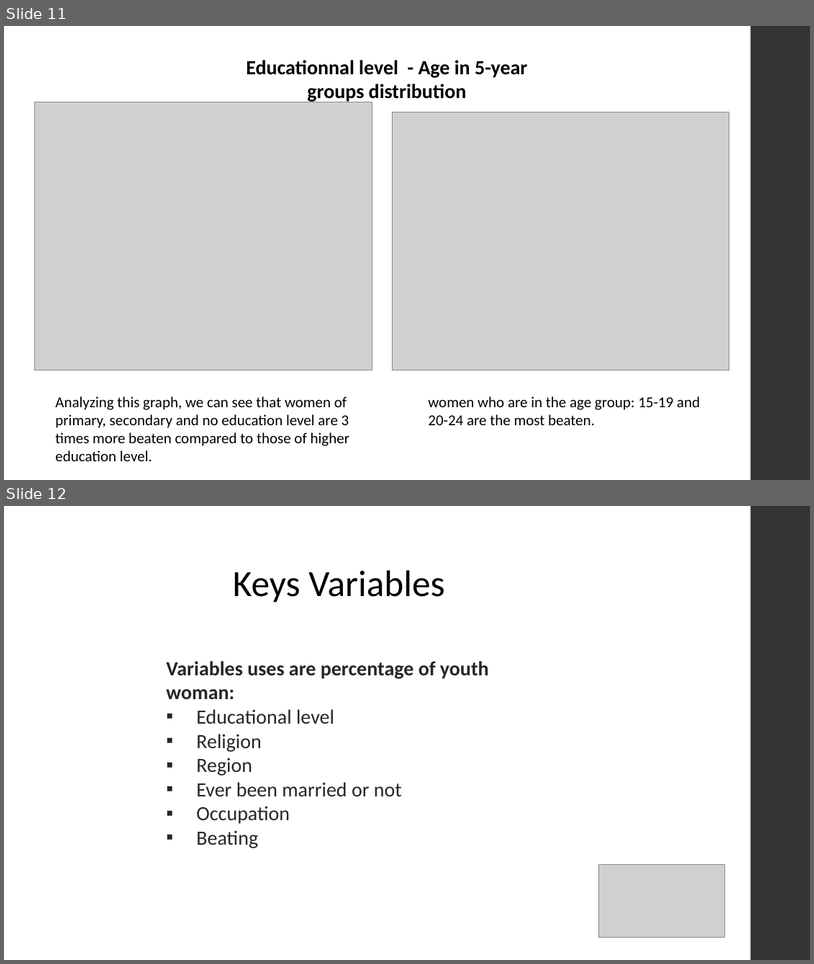
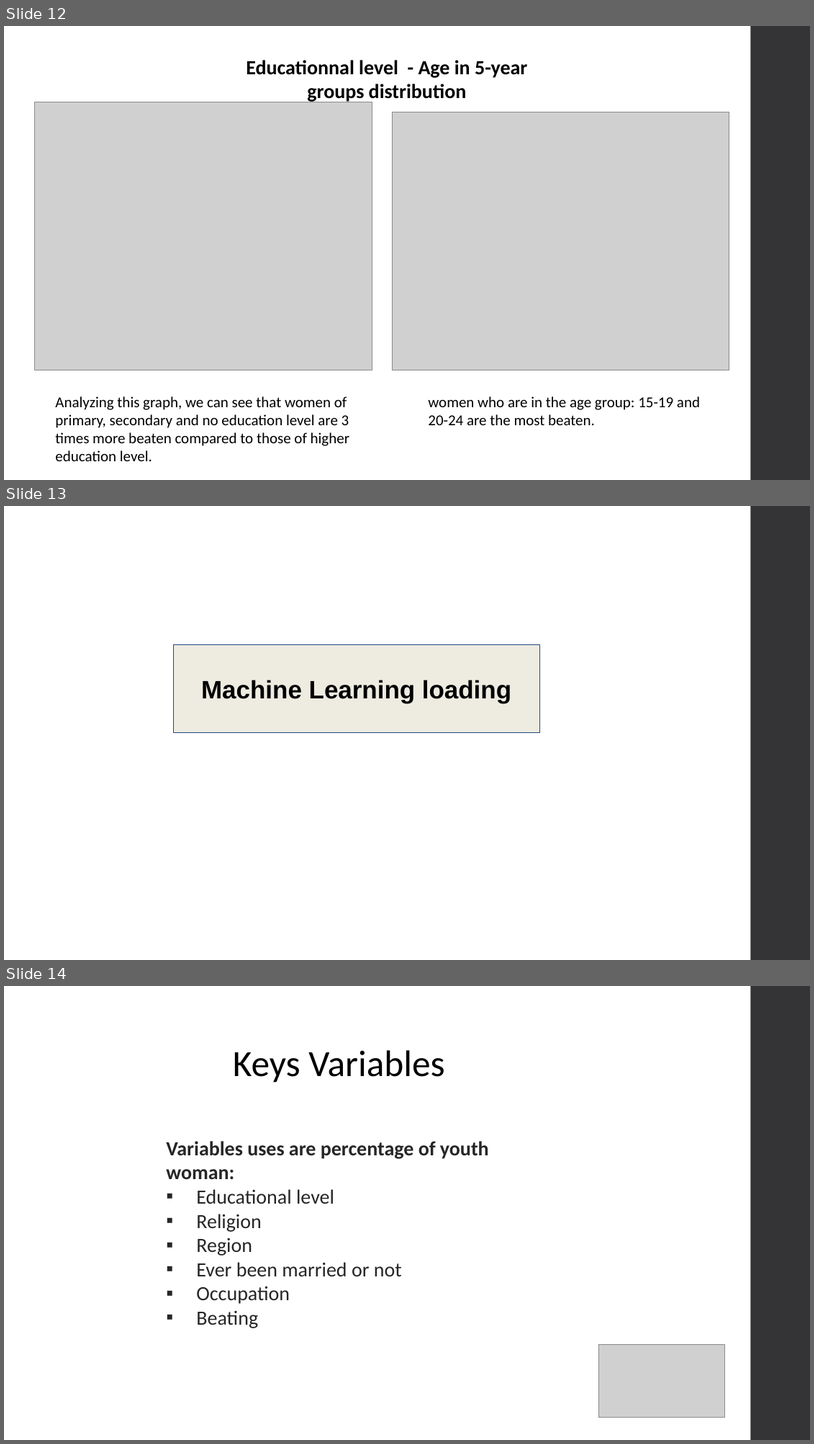
Before and after one commit to kettenieF20/Final-Capstone-Project, a slide deck: Domestic_Violence_on_woman_Ketenie_Flore recent.pptx. Shown one above the other, each under a label of ours: slides 11 and 12 before the commit, slides 12, 13 and 14 after it. The pictures are 814x964 and 814x1444 pixels, drawn with LibreOffice and Linux fonts; fonts in the diff are those of the drawing; grey boxes stand for pictures. Boxes give left, top, right and bottom in pixels: in the first picture for what was removed or moved away, otherwise in the second. Text is boxed around its words. In the diff, an @@ line names an element or a change of style, - is before the commit and + after.

```diff
--- a/Domestic_Violence_on_woman_Ketenie_Flore recent.pptx
+++ b/Domestic_Violence_on_woman_Ketenie_Flore recent.pptx
@@ slide 13 added at <box>4,506,810,960</box>, background #FFFFFF; not listed: 1 template element that a slide beside it also shows @@
@@ rectangle added at <box>173,644,540,732</box>, fill #EEECE1, outline #1F497D 0.75 pt, 30 pt, text #000000, bold @@
+Machine Learning loading
@@ what was slide 11 is now slide 12 @@
@@ what was slide 12 is now slide 14 @@
```
Also in this commit, not shown: 2 slides changed, 1 other slide added, 1 slide removed.
